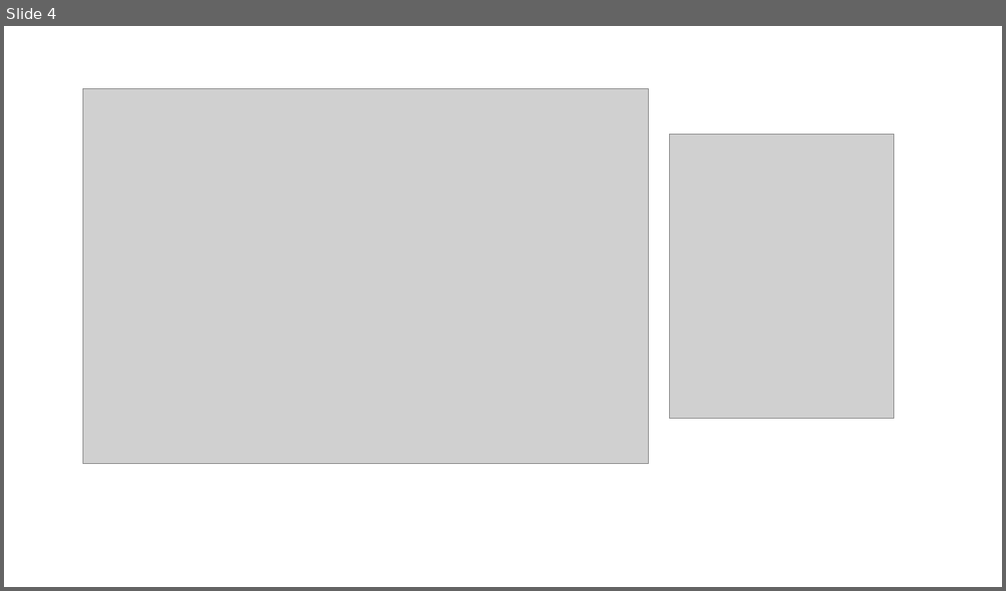
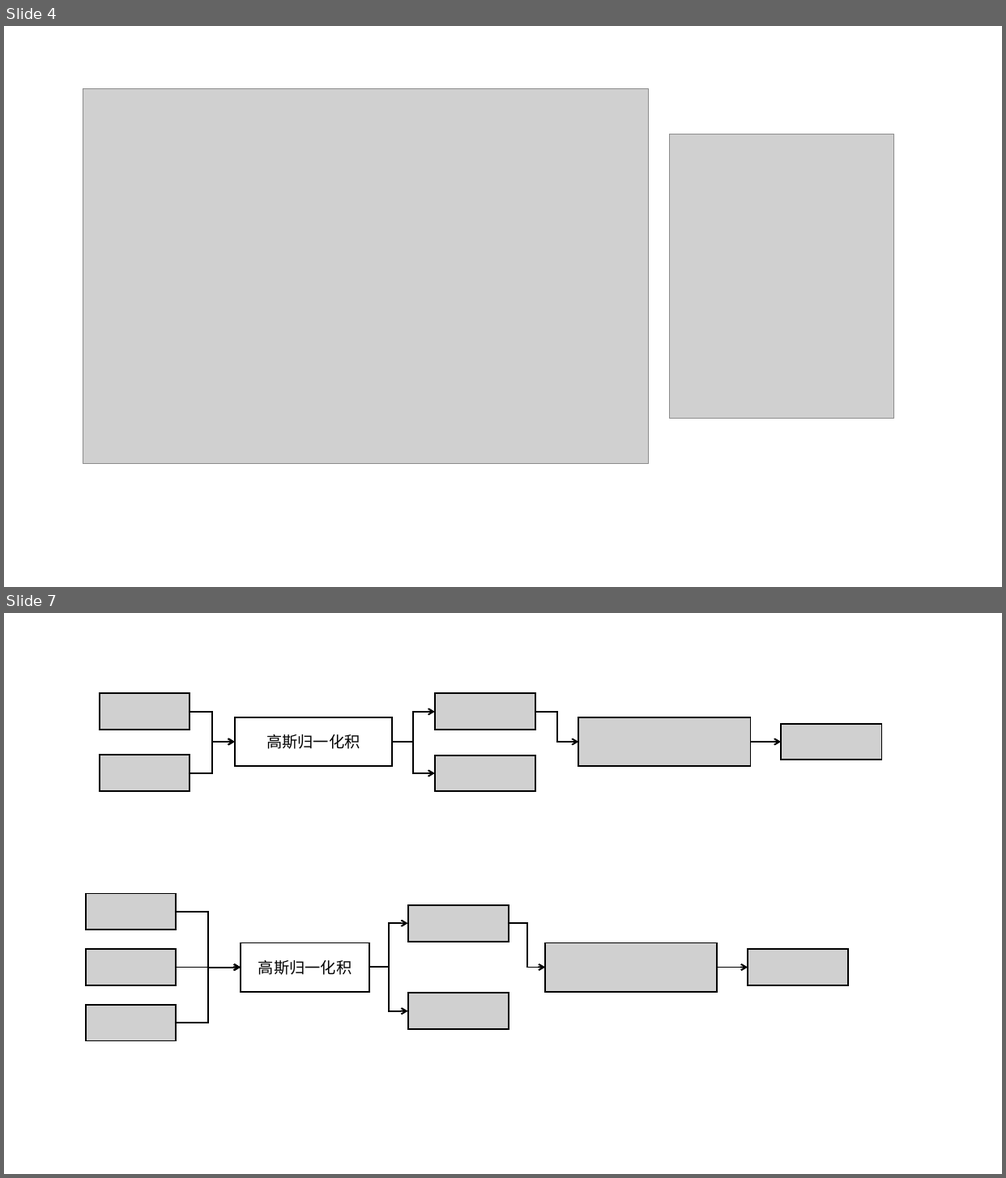
Before and after one commit to sunshanlu/dso_ssl, a slide deck: pictures/make-pictures.pptx. Shown one above the other, each under a label of ours: slide 4 before the commit, slides 4 and 7 after it; the slides between them are not shown. The pictures are 1006x591 and 1006x1178 pixels, drawn with LibreOffice and Linux fonts; fonts in the diff are those of the drawing; grey boxes stand for pictures. Boxes give left, top, right and bottom in pixels: in the first picture for what was removed or moved away, otherwise in the second. Text is boxed around its words. In the diff, an @@ line names an element or a change of style, - is before the commit and + after.

```diff
--- a/pictures/make-pictures.pptx
+++ b/pictures/make-pictures.pptx
@@ slide 7 added at (x1=4, y1=613, x2=1002, y2=1174), background #FFFFFF @@
@@ picture added at (x1=99, y1=694, x2=189, y2=730) @@
@@ picture added at (x1=435, y1=694, x2=536, y2=730) @@
@@ elbow arrow added from (189, 712) to (235, 742), #000000 1.5 pt @@
@@ rectangle added at (x1=235, y1=717, x2=392, y2=766), outline #000000 1.5 pt, 15 pt, text #000000 @@
+高斯归一化积
@@ elbow arrow added from (392, 742) to (435, 712), #000000 1.5 pt @@
@@ elbow arrow added from (535, 712) to (579, 742), #000000 1.5 pt @@
@@ picture added at (x1=579, y1=717, x2=751, y2=766) @@
@@ picture added at (x1=781, y1=724, x2=882, y2=760) @@
@@ picture added at (x1=100, y1=756, x2=189, y2=791) @@
@@ elbow arrow added from (189, 773) to (235, 742), #000000 1.5 pt @@
@@ elbow arrow added from (392, 742) to (435, 773), #000000 1.5 pt @@
@@ picture added at (x1=435, y1=756, x2=536, y2=791) @@
@@ arrow added from (750, 742) to (781, 742), #000000 1.5 pt @@
@@ group added at (x1=86, y1=894, x2=849, y2=1041): 7 pictures, 5 elbow arrows, 2 arrows, 1 rectangle @@
+高斯归一化积
```
Also in this commit, not shown: 3 other slides added, 9 other files.
